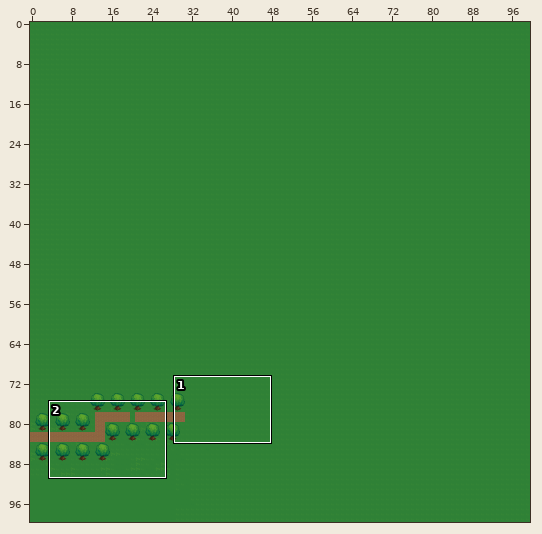
Tiled map -- android/assets/tilemaps/main.tmx. Above: a wide view before the commit, with the close-up outlined.
Close-up. Before:
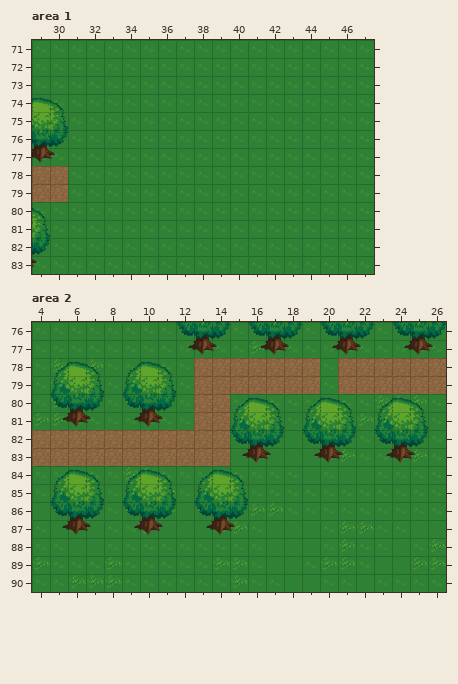
Cells are 32x32 px. Shown: area 1 x 29..47, y 71..83; area 2 x 4..26, y 76..90. The commit also changed other parts of the map, which this record leaves out.
After:
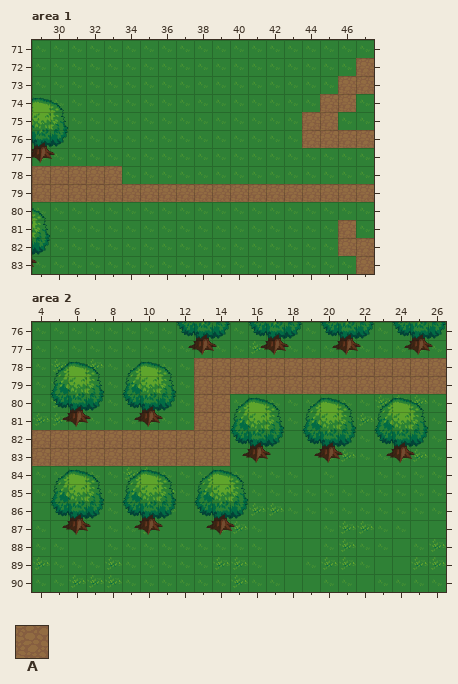
Key: from "terrain": A 115.
_ is an empty cell.
Edits made:
{"where": "layer \"Walkable\", area 1"}
{"y":72,"x":47,"old":"_","new":"A"}
{"y":73,"x":46,"old":"__","new":"AA"}
{"y":74,"x":45,"old":"__","new":"AA"}
{"y":75,"x":44,"old":"__","new":"AA"}
{"y":76,"x":44,"old":"____","new":"AAAA"}
{"y":78,"x":31,"old":"___","new":"AAA"}
{"y":79,"x":31,"old":"_________________","new":"AAAAAAAAAAAAAAAAA"}
{"y":81,"x":46,"old":"_","new":"A"}
{"y":82,"x":46,"old":"__","new":"AA"}
{"y":83,"x":47,"old":"_","new":"A"}
{"where": "layer \"Walkable\", area 2"}
{"y":78,"x":20,"old":"_","new":"A"}
{"y":79,"x":20,"old":"_","new":"A"}
{"label":"added","picture_box":[302,58,374,148]}
{"label":"added","picture_box":[68,166,374,202]}
{"label":"added","picture_box":[338,220,374,274]}
{"label":"added","picture_box":[320,358,338,394]}
